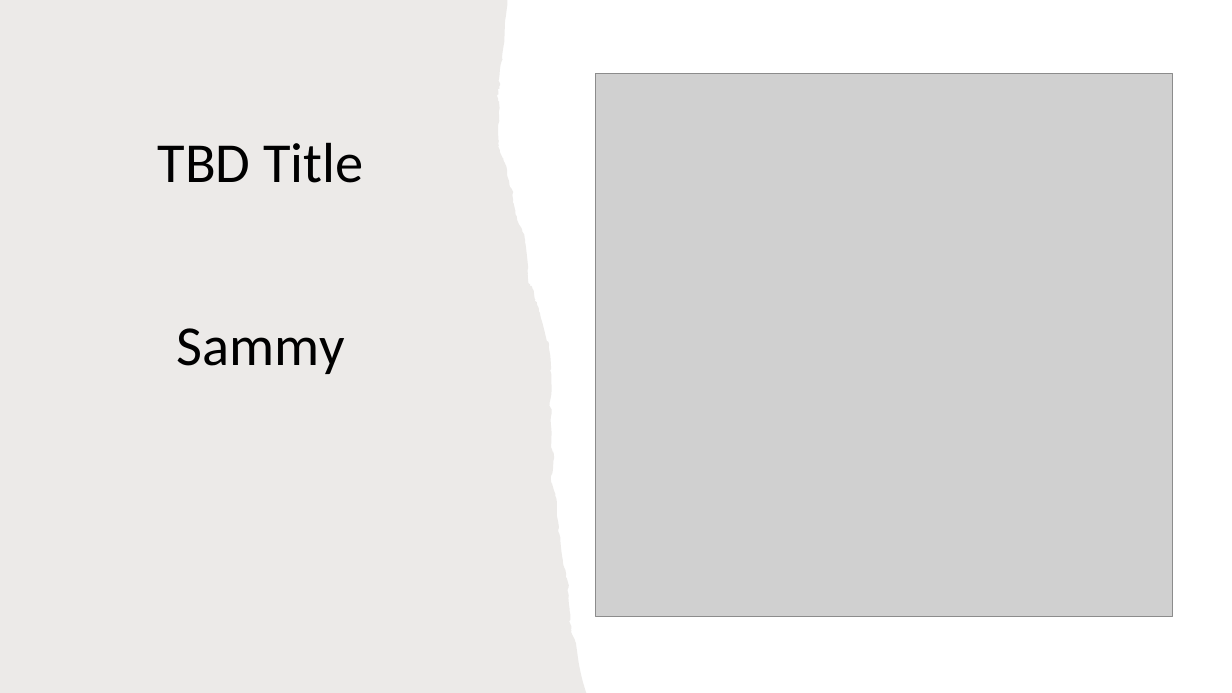
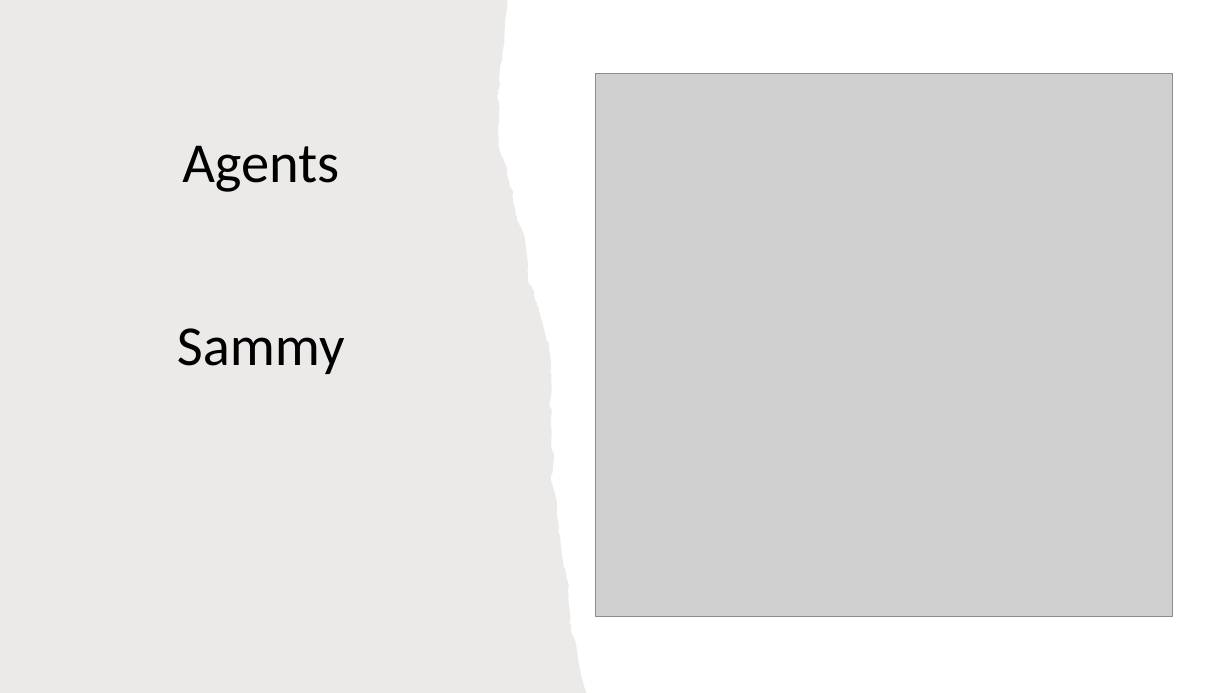
Before and after one commit to pin164/project_1, a slide deck: slide 4 of DRAFT Project1-Hotel_Booking.pptx. Drawn at 1232x693 pixels with LibreOffice and Linux fonts; fonts in the diff are those of the drawing; grey boxes stand for pictures. Boxes give left, top, right and bottom in pixels: in the first picture for what was removed or moved away, otherwise in the second. Text is boxed around its words. In the diff, an @@ line names an element or a change of style, - is before the commit and + after.

```diff
--- a/DRAFT Project1-Hotel_Booking.pptx
+++ b/DRAFT Project1-Hotel_Booking.pptx
@@ title at box(177, 145, 345, 374): text changed @@
-TBD Title
-Sammy
+Agents
+Sammy
```
Also in this commit, not shown: 4 slides added.
